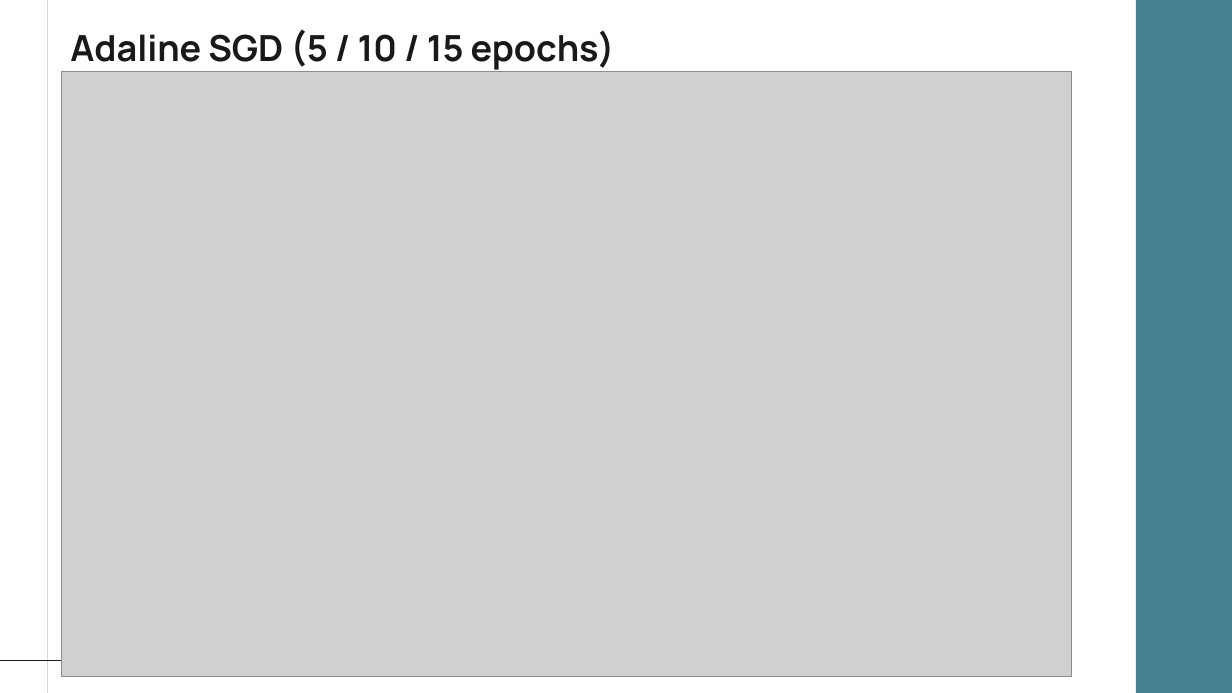
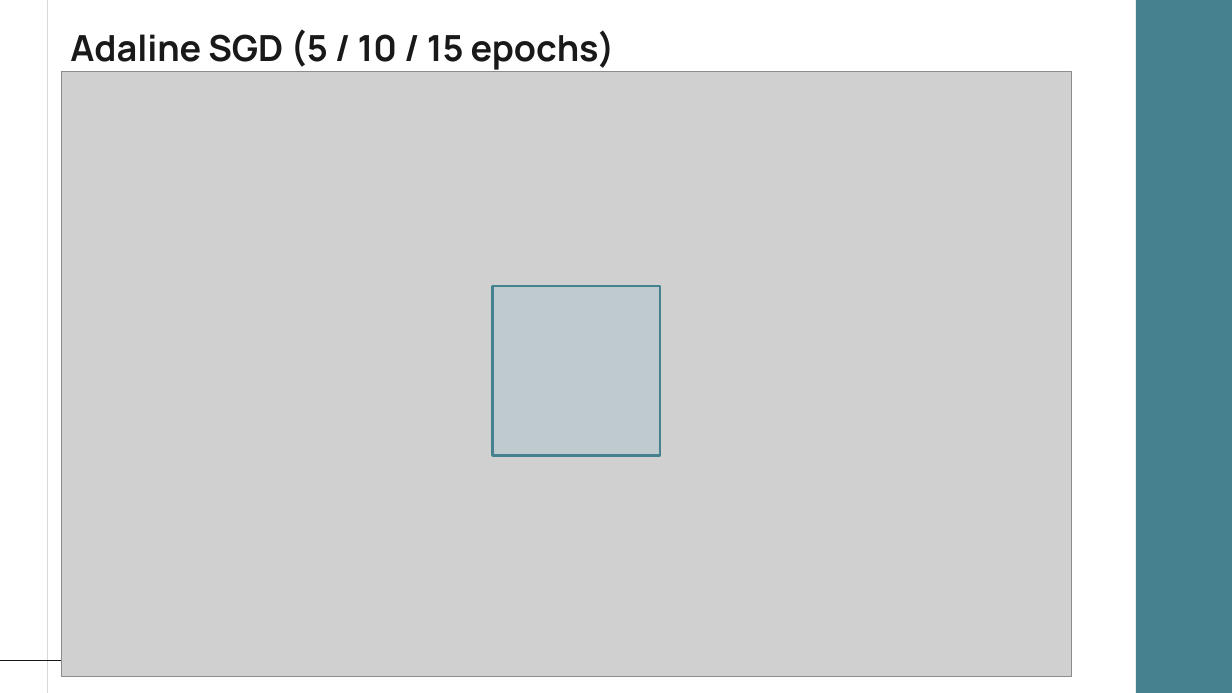
Before and after one commit to benmikeand/DASC41103_projects_team2, a slide deck: slide 7 of projects/project_1/results/Project_1_Presentation.pptx. Drawn at 1232x693 pixels with LibreOffice and Linux fonts; fonts in the diff are those of the drawing; grey boxes stand for pictures. Boxes give left, top, right and bottom in pixels: in the first picture for what was removed or moved away, otherwise in the second. Text is boxed around its words. In the diff, an @@ line names an element or a change of style, - is before the commit and + after.

```diff
--- a/projects/project_1/results/Project_1_Presentation.pptx
+++ b/projects/project_1/results/Project_1_Presentation.pptx
@@ rectangle added at [493,287,660,456], fill #86B9C4 at 23% opacity, outline #45818E 2 pt @@
```
Also in this commit, not shown: 4 other slides changed, 1 slide added, 1 slide removed.
